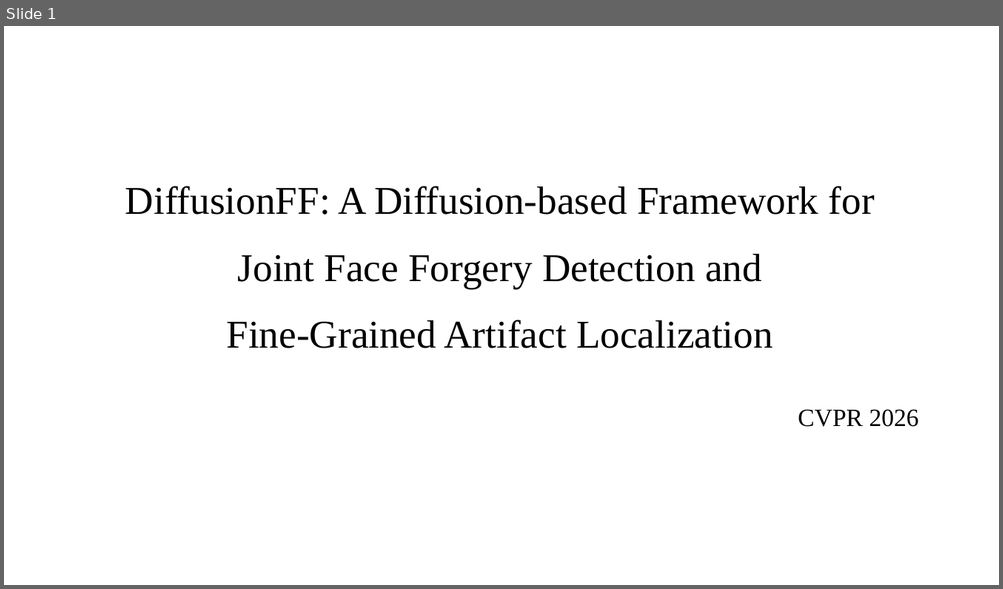
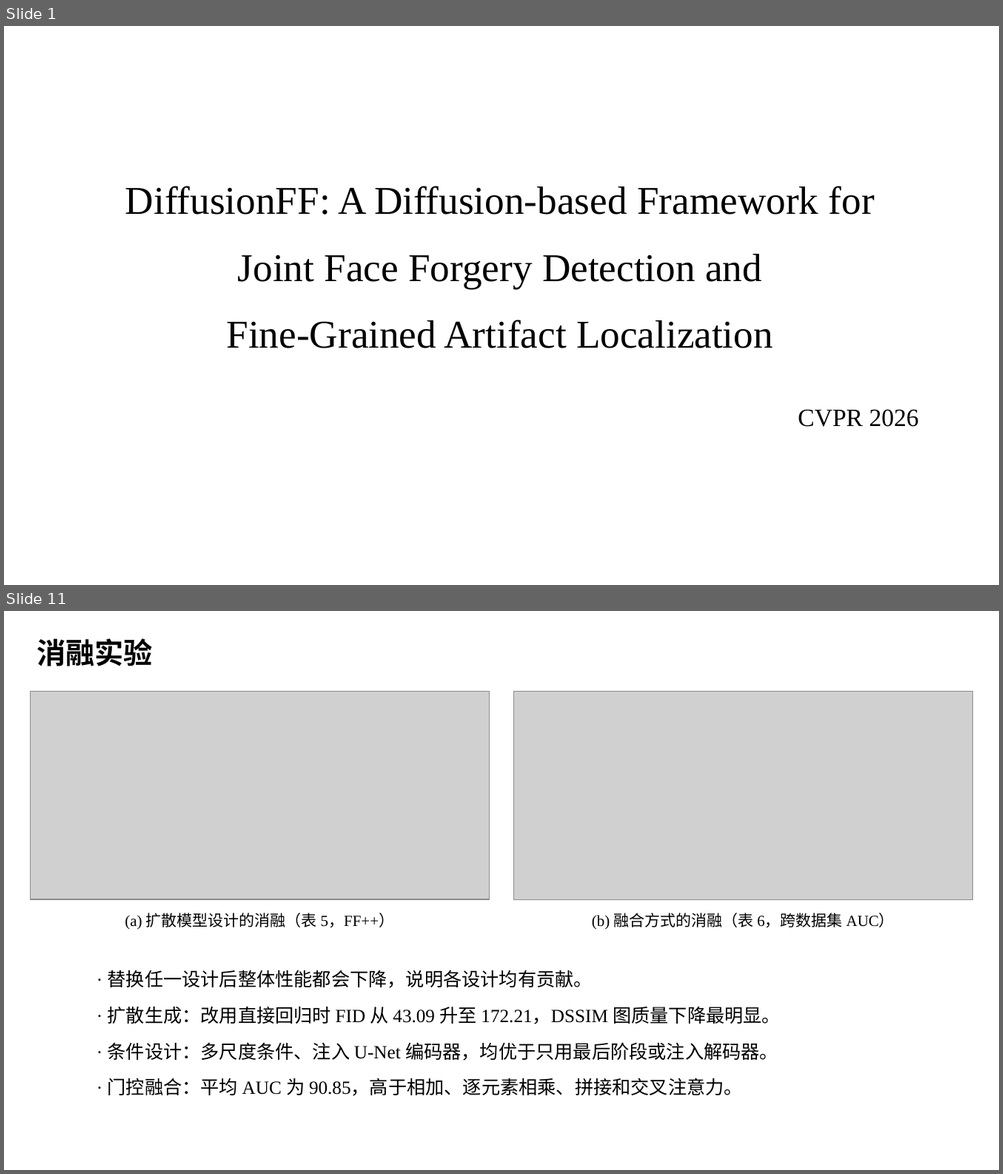
Before and after one commit to hljuzyc/Semantic-Segmentation, a slide deck: DiffusionFF汇报/DiffusionFF汇报.pptx. Shown one above the other, each under a label of ours: slide 1 before the commit, slides 1 and 11 after it; the slides between them are not shown. The pictures are 1003x589 and 1003x1174 pixels, drawn with LibreOffice and Linux fonts; fonts in the diff are those of the drawing; grey boxes stand for pictures. Boxes give left, top, right and bottom in pixels: in the first picture for what was removed or moved away, otherwise in the second. Text is boxed around its words. In the diff, an @@ line names an element or a change of style, - is before the commit and + after.

```diff
--- a/DiffusionFF汇报/DiffusionFF汇报.pptx
+++ b/DiffusionFF汇报/DiffusionFF汇报.pptx
@@ slide 11 added at bbox=[4, 611, 999, 1170], background #FFFFFF @@
@@ text added at bbox=[37, 638, 153, 667], 28 pt, text #000000, bold @@
+消融实验
@@ picture added at bbox=[30, 692, 489, 900] @@
@@ picture added at bbox=[514, 691, 973, 900] @@
@@ text added at bbox=[125, 913, 395, 930], 15 pt, text #000000 @@
+(a) 扩散模型设计的消融（表 5，FF++）
@@ text added at bbox=[592, 913, 894, 929], 15 pt, text #000000 @@
+(b) 融合方式的消融（表 6，跨数据集 AUC）
@@ text added at bbox=[108, 970, 780, 1096], 18 pt, text #000000 @@
+· 替换任一设计后整体性能都会下降，说明各设计均有贡献。
+· 扩散生成：改用直接回归时 FID 从 43.09 升至 172.21，DSSIM 图质量下降最明显。
+· 条件设计：多尺度条件、注入 U-Net 编码器，均优于只用最后阶段或注入解码器。
+· 门控融合：平均 AUC 为 90.85，高于相加、逐元素相乘、拼接和交叉注意力。
```
Also in this commit, not shown: 2 slides changed, 9 other slides added, 23 slides removed, 28 other files.
